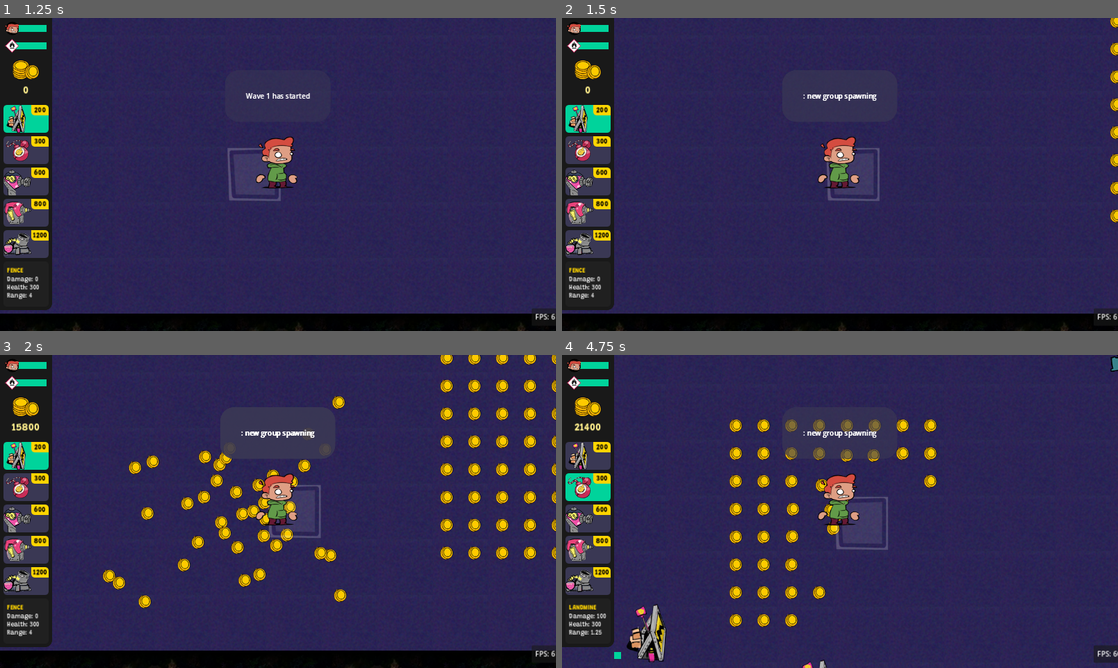
Above: before the commit, frames 1-4 (two rows, left to right).
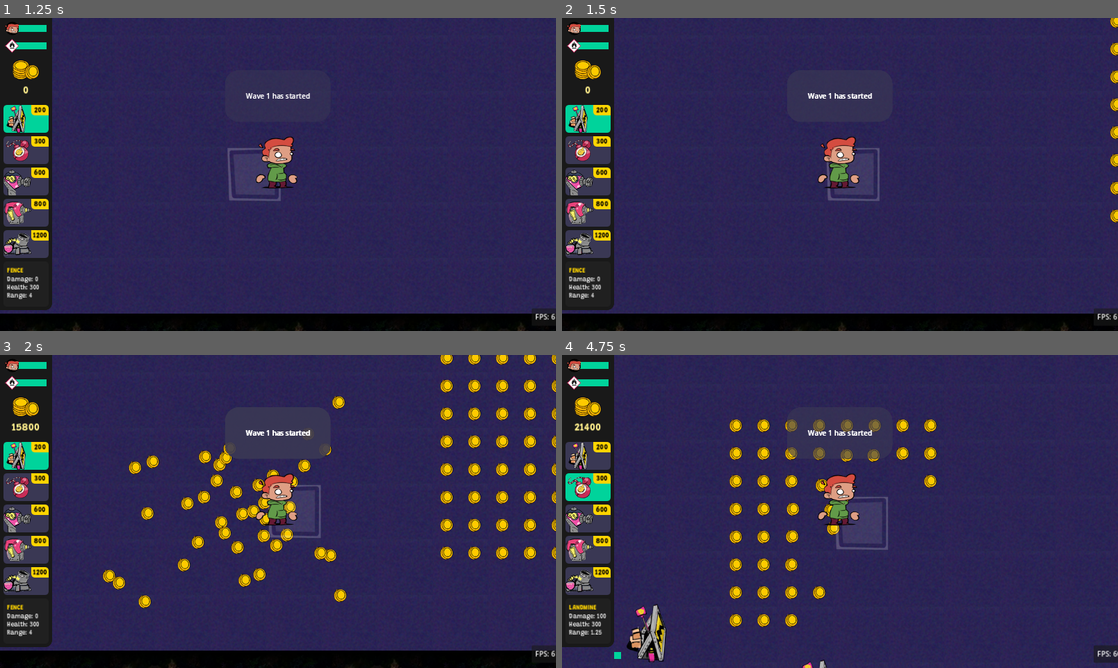
Above: after the commit, the same moments.

Repository: Slushie-Defense/Slushie
Game: Godot game, scene res://UserInterface/SplashScreen/SplashScreen.tscn
Same seed, same stepped clock (60 frames per second), same inputs: the game is played once before the commit and once after it. Sound files missing from this copy of the repository are replaced by a short silence.
Inputs:
- Up to frame 1 (1.25 s): click "Start" at 0.5 s
- Up to frame 2 (1.5 s): tap Enter (StartButton) at 1.25 s; hold Right (RightButton) from 1.28 s (still down); hold Space (ActionButton) from 1.28 s (still down)
- Up to frame 3 (2 s): keep holding Right (RightButton); keep holding Space (ActionButton); tap Enter (StartButton) at 1.55 s
- Up to frame 4 (4.75 s): release Right (RightButton) at 2.03 s; release Space (ActionButton) at 2.03 s; hold Down (DownButton) 2.03-2.78 s; tap Enter (StartButton) at 2.1, 3.05, 4.35 s; tap Space (ActionButton) at 2.3, 3.8 s; hold Right (RightButton) 2.78-3.53 s; hold Space (ActionButton) 2.78-3.53 s; hold Up (UpButton) 3.53-4.28 s; tap Tab (SelectItemButton) at 3.6 s; hold Left (LeftButton) from 4.28 s (still down)

Frame 1 is identical in both runs. In frame 2, 0.2% of the frame differs, in the area x 43-57%, y 23-27%; in frame 3, 0.2%; in frame 4, 0.3%, in the area x 40-100%, y 0-34%.

Commit message:
Working on it

Diff:
--- a/Autoload/Main.gd
+++ b/Autoload/Main.gd
@@ -39,6 +39,7 @@
 	signal_player_died.connect(_game_ended)
 
 func _game_ended():
+	# Open the Portal Looping Game Over Screen
 	get_tree().create_timer(5.0).timeout.connect(_go_to_death_scene)
 
 func _go_to_death_scene():
--- a/Entities/Managers/WaveManager/EnemySpawnInfo.gd
+++ b/Entities/Managers/WaveManager/EnemySpawnInfo.gd
@@ -1,9 +1,8 @@
-class_name EnemySpawnInfo
+class_name EnemySpawnInfo # Group
 extends Resource
 
 @export var enemies: Array[PackedScene]
-@export var type: String
+@export var type: Array = [[0, "BASIC"], [0, "SPITTER"], [0, "SIEGE"], [0, "GRUNT"], [0, "FLOATER"]]
 @export var portals: PackedStringArray = ["TopPortal", "MiddleTopPortal", "MiddlePortal", "MiddleBottomPortal", "BottomPortal"]
 @export var number_to_spawn_at_once = 1
 @export var total_time: float
-@export var number_to_spawn: int
--- a/Entities/Managers/WaveManager/GameStateManager.gd
+++ /dev/null
@@ -1,64 +0,0 @@
-extends Node2D
-
-@export var current_wave_manager : WaveManager = null
-
-#@export var pauseable_node : Node2D = null
-
-enum GameState { PAUSED, PREP, WAVE, GAMEOVER }
-
-var current_state = null
-var previous_state = null
-
-func _ready():
-	transition_to_state(GameState.PREP)
-	#WaveManager is a node that is a child of this node
-	#current_wave_manager = get_node("WaveManager") as WaveManager
-
-func transition_to_state(state: GameState):
-	previous_state = current_state
-	current_state = state
-	match state:
-		GameState.PAUSED:
-			pause_game()
-		GameState.PREP:
-			prep_state()
-		GameState.WAVE:
-			start_wave()
-		GameState.GAMEOVER:
-			game_over_state()
-
-func pause_game():
-	get_tree().paused = true
-
-func unpause_game():
-	get_tree().paused = false
-	transition_to_state(previous_state)
-
-func prep_state():
-	# Code for initializing prep state goes here
-	pass
-
-func start_wave():
-	# Code for starting a wave goes here
-	current_wave_manager.spawn_next_wave()
-
-func game_over_state():
-	# Code for game over state goes here
-	pass
-
-func _process(delta):
-	match current_state:
-		GameState.PAUSED:
-			pass
-		GameState.PREP:
-			if Input.is_action_just_pressed("StartButton"):
-				transition_to_state(GameState.WAVE)
-		GameState.WAVE:
-			#Here you would have your logic to check for wave completion or player death to transition to PREP or GAMEOVER respectively
-			if current_wave_manager.check_wave_complete(): # Placeholder for your wave completion condition
-				transition_to_state(GameState.PREP)
-			#elif current_wave_manager.is_player_dead(): # Placeholder for your game over condition
-			#    transition_to_state(GameState.GAMEOVER)
-		GameState.GAMEOVER:
-			pass
-		# vibes
--- a/Entities/Managers/WaveManager/Portal.gd
+++ /dev/null
@@ -1,12 +0,0 @@
-# • A wave can only spawn from a single spawn point
-# • Waves occur in serial for a given wave manager
-	# cm - yes, it for loops through all the waves, once one is done it moves to the next.
-#     ◦ Contrary to expectation, I thought we'd be able to spawn a wave amongst various portals for some lane variety.
-		# cm to create portal class / object that can be used to spawn enemies
-#     ◦ Perhaps I"m just missing something, is there a way to at least have two EnemySpawnInfo groups spawning in parallel for one wave?
-# • We're tracking enemy count as they spawn. This is used to do a completion check once waves are complete
-#     ◦ My assumption was that we will have a rest time in between waves. If we make it so the rest cannot occur until all enemies are dead, we may not necessarily need to store enemy array data, which would rely on some other signal/otherwise to remove them from said array (didn't check how this is working). But either way, it is likely more simplie + optimized to poll every x seconds for 0 instances of enemy.
-# • Wave complete check only happens after spawning is done.
-#     ◦ Minor nitpick, I would've expected us to not bother calling the check until after the fact, versus checking it within function. A bit of messy variable scope management/coupling.
-class_name Portal
-extends Node2D
--- a/Entities/Managers/WaveManager/Portal.tscn
+++ /dev/null
@@ -1,3 +0,0 @@
-[gd_scene format=3 uid="uid://d1vyrdmd23lcq"]
-
-[node name="Portal" type="Node2D"]
--- a/Entities/Managers/WaveManager/WaveManager.gd
+++ b/Entities/Managers/WaveManager/WaveManager.gd
@@ -8,18 +8,22 @@
 
 var spawning = false
 
+func _ready():
+	# If player or gas station is destroyed do the callback function
+	Main.signal_player_died.connect(_event_game_over)
+
 # since the spawned enemies will be childed to the object, we can use get_child_count to check the status of the enemies in the wave
 func check_wave_complete():
 	if (spawning):
 		return false
 	if (get_child_count() == 0):
-		Main.emit_signal("signal_wave_event", "Wave complete!")
-		current_wave_index+=1
+		#Main.emit_signal("signal_wave_event", "Wave complete!")
+		current_wave_index += 1
 		return true
 	else:
 		return false
 
-# gets the enemy scene from the enemy type, instantiates it, and childs it to $WaveManager
+# Gets the enemy scene from the enemy type, instantiates it, and childs it to $WaveManager
 func _add_enemy(enemy_info : EnemySpawnInfo):
 	var enemy_instance : Node2D
 	# get enemies from enemy_info
@@ -34,7 +38,6 @@
 		var random_index = randi() % enemy_info.enemies.size()
 		enemy_instance = enemy_info.enemies[random_index].instantiate()
 
-
 	var enemy_position = Vector2.ZERO
 
 	# Find portals through strings
@@ -43,7 +46,6 @@
 		for child in get_tree().current_scene.get_children():
 			if child.name == portal_name:
 				portal_list.push_back(child)
-
 
 	if (portal_list.size() == 0):
 		print("no portals to spawn at")
@@ -69,32 +71,31 @@
 		_add_enemy(enemy_info)
 	await get_tree().create_timer(enemy_info.total_time / float(enemy_info.number_to_spawn)).timeout
 
-
 # spawns a wave, which syncronously loops through the groups
 func spawn_wave(wave_number: int):
 	spawning = true
 	var current_wave = waves[wave_number]
-	Main.emit_signal("signal_wave_event", str(current_wave.name) + ": new wave spawning")
+	Main.emit_signal("signal_wave_event", "Wave " + str(wave_number))
 
 	# spawn the groups sequentially
 	for enemy_info in current_wave.enemies:
 		await _spawn_group(enemy_info)
 	wave_number += 1
 	spawning = false
-	Main.emit_signal("signal_wave_event", str(current_wave.name) + ": wave completed spawning")
+	# Main.emit_signal("signal_wave_event", str(current_wave.name) + ": wave completed spawning")
 
 # spawns a group of enemies within a wave
 func _spawn_group(enemy_info: EnemySpawnInfo):
-	Main.emit_signal("signal_wave_event", str(enemy_info.type) + ": new group spawning")
+	# Main.emit_signal("signal_wave_event", str(enemy_info.type) + ": new group spawning")
 	for i in range(enemy_info.number_to_spawn + 1):
 		await _spawn_enemy(enemy_info)
-	Main.emit_signal("signal_wave_event", str(enemy_info.type) + ": Spawned all enemies in this group")
+	# Main.emit_signal("signal_wave_event", str(enemy_info.type) + ": Spawned all enemies in this group")
 
 var current_wave_index = 0
 # Called when the node enters the scene tree for the first time.
 func spawn_next_wave():
 	spawn_wave(current_wave_index)
 
-func _process(delta):
-	if (spawning):
-		return
+# What happens when the creation
+func _event_game_over():
+	pass
--- /dev/null
+++ b/Entities/Portal/Portal.gd
@@ -0,0 +1,4 @@
+class_name Portal
+extends Node2D
+
+var state_open : bool = false
--- /dev/null
+++ b/Entities/Portal/Portal.tscn
@@ -0,0 +1,6 @@
+[gd_scene load_steps=2 format=3 uid="uid://d1vyrdmd23lcq"]
+
+[ext_resource type="Script" path="res://Entities/Portal/Portal.gd" id="1_b2mcf"]
+
+[node name="Portal" type="Node2D"]
+script = ExtResource("1_b2mcf")
--- a/Levels/Level1.tscn
+++ b/Levels/Level1.tscn
@@ -2,10 +2,9 @@
 
 [ext_resource type="PackedScene" uid="uid://d05a21782kpoa" path="res://Entities/Camera/Camera.tscn" id="1_0xhkv"]
 [ext_resource type="PackedScene" uid="uid://bj2450c708xsx" path="res://Entities/Player/Player.tscn" id="1_46qfd"]
-[ext_resource type="PackedScene" uid="uid://d1vyrdmd23lcq" path="res://Entities/Managers/WaveManager/Portal.tscn" id="1_76lsd"]
-[ext_resource type="Script" path="res://Entities/Managers/WaveManager/GameStateManager.gd" id="1_g46yp"]
+[ext_resource type="PackedScene" uid="uid://d1vyrdmd23lcq" path="res://Entities/Portal/Portal.tscn" id="1_76lsd"]
 [ext_resource type="PackedScene" uid="uid://bb541y6133q8o" path="res://Entities/Environment/GroundTexture.tscn" id="1_xivym"]
-[ext_resource type="Script" path="res://Entities/Managers/WaveManager/Portal.gd" id="2_mqamu"]
+[ext_resource type="Script" path="res://Entities/Portal/Portal.gd" id="2_mqamu"]
 [ext_resource type="Script" path="res://Utilities/VisiblePolygon2DColliders.gd" id="4_4bbal"]
 [ext_resource type="PackedScene" uid="uid://digh6puar70w0" path="res://Entities/Enemy/Enemy.tscn" id="4_e3ocv"]
 [ext_resource type="PackedScene" uid="uid://thui7p52g4o6" path="res://Entities/GasStation/GasStation.tscn" id="5_0xu7d"]
@@ -18,37 +17,38 @@
 [sub_resource type="Resource" id="Resource_my8wf"]
 script = ExtResource("8_qjyoi")
 enemies = Array[PackedScene]([ExtResource("4_e3ocv")])
-type = ""
+type = [[0, "BASIC"], [0, "SPITTER"], [0, "SIEGE"], [0, "GRUNT"], [0, "FLOATER"]]
 portals = ["TopPortal", "MiddleTopPortal", "MiddlePortal", "MiddleBottomPortal", "BottomPortal"]
 number_to_spawn_at_once = 1
 total_time = 3.0
-number_to_spawn = 0
 
 [sub_resource type="Resource" id="Resource_2nsys"]
 script = ExtResource("8_qjyoi")
 enemies = Array[PackedScene]([ExtResource("4_e3ocv")])
-type = ""
+type = [[0, "BASIC"], [0, "SPITTER"], [0, "SIEGE"], [0, "GRUNT"], [0, "FLOATER"]]
 portals = ["TopPortal", "MiddleTopPortal", "MiddlePortal", "MiddleBottomPortal", "BottomPortal"]
 number_to_spawn_at_once = 1
 total_time = 3.0
-number_to_spawn = 0
+
+[sub_resource type="Resource" id="Resource_imfxt"]
+script = ExtResource("8_qjyoi")
+enemies = Array[PackedScene]([])
+type = [[0, "BASIC"], [0, "SPITTER"], [0, "SIEGE"], [0, "GRUNT"], [0, "FLOATER"]]
+portals = ["TopPortal", "MiddleTopPortal", "MiddlePortal", "MiddleBottomPortal", "BottomPortal"]
+number_to_spawn_at_once = 1
+total_time = 0.0
 
 [sub_resource type="Resource" id="Resource_upjrm"]
 script = ExtResource("9_cbk5y")
 name = "Wave 1"
 description = "The description"
-enemies = Array[ExtResource("8_qjyoi")]([SubResource("Resource_my8wf"), SubResource("Resource_2nsys")])
+enemies = Array[ExtResource("8_qjyoi")]([SubResource("Resource_my8wf"), SubResource("Resource_2nsys"), SubResource("Resource_imfxt")])
 
 [node name="Level1" type="Node2D"]
 
 [node name="WaveManager" type="Node2D" parent="."]
 script = ExtResource("7_d2dej")
 waves = Array[ExtResource("9_cbk5y")]([SubResource("Resource_upjrm")])
-
-[node name="GameStateManager" type="Node2D" parent="." node_paths=PackedStringArray("current_wave_manager")]
-process_mode = 3
-script = ExtResource("1_g46yp")
-current_wave_manager = NodePath("../WaveManager")
 
 [node name="GroundTexture" parent="." instance=ExtResource("1_xivym")]
 offset_right = 0.0
